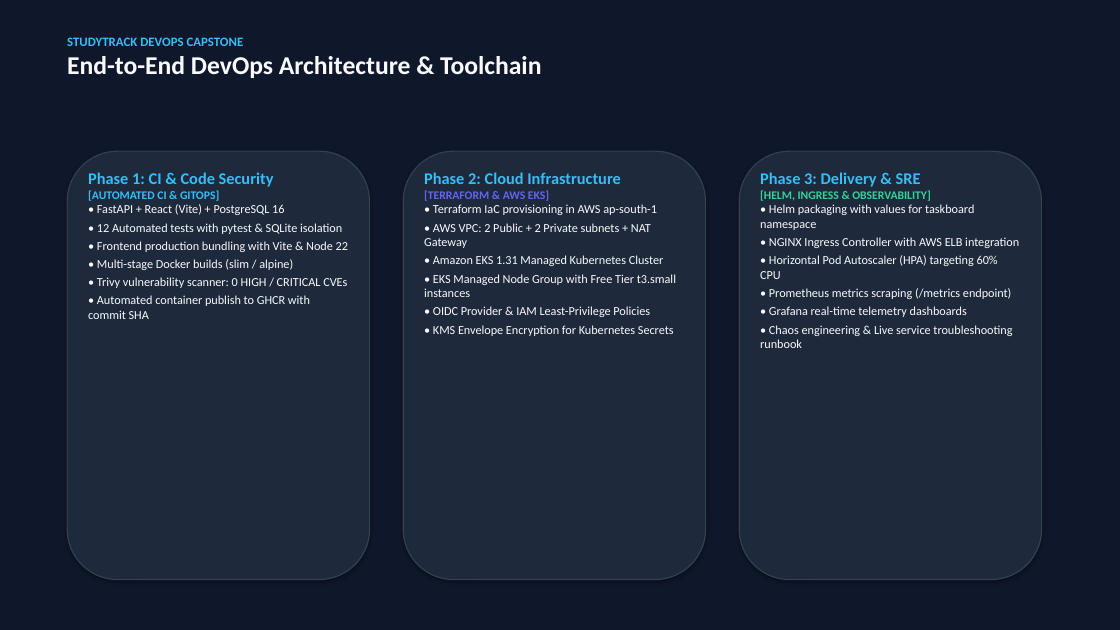
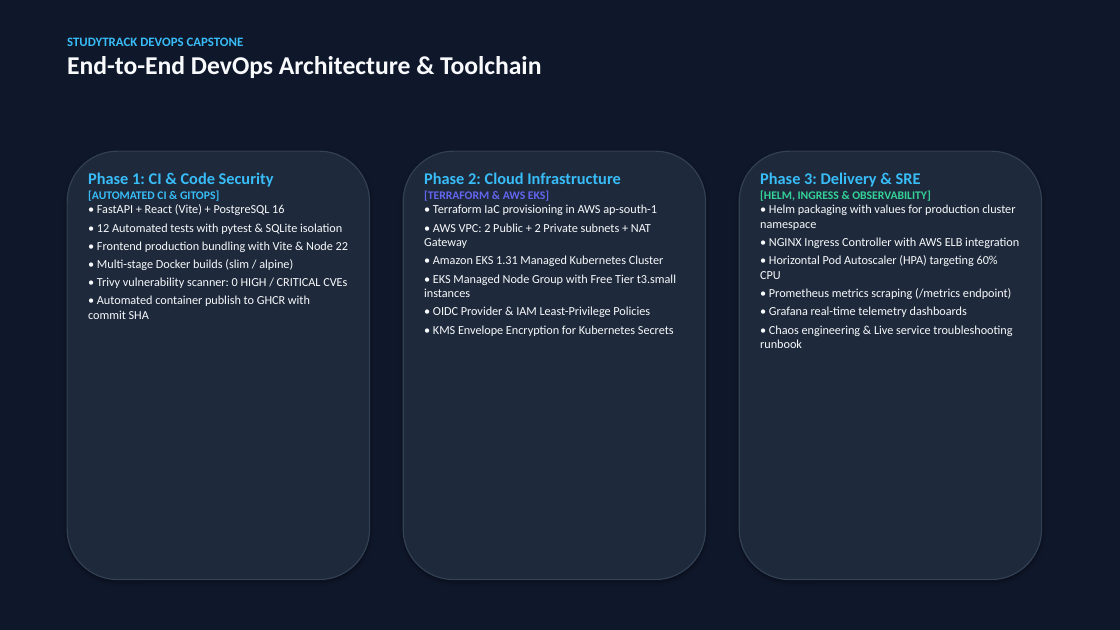
Before and after one commit to shubh-aarambh/Study-Track, a slide deck: slide 2 of demo/StudyTrack_DevOps_Capstone_Presentation.pptx. Drawn at 1120x630 pixels with LibreOffice and Linux fonts; fonts in the diff are those of the drawing. Boxes give left, top, right and bottom in pixels: in the first picture for what was removed or moved away, otherwise in the second. Text is boxed around its words. In the diff, an @@ line names an element or a change of style, - is before the commit and + after.

```diff
--- a/demo/StudyTrack_DevOps_Capstone_Presentation.pptx
+++ b/demo/StudyTrack_DevOps_Capstone_Presentation.pptx
@@ text at [760, 204, 1015, 230]: text changed @@
-• Helm packaging with values for taskboard namespace
+• Helm packaging with values for production cluster namespace
```
Also in this commit, not shown: 5 other slides changed, 9 other files.
